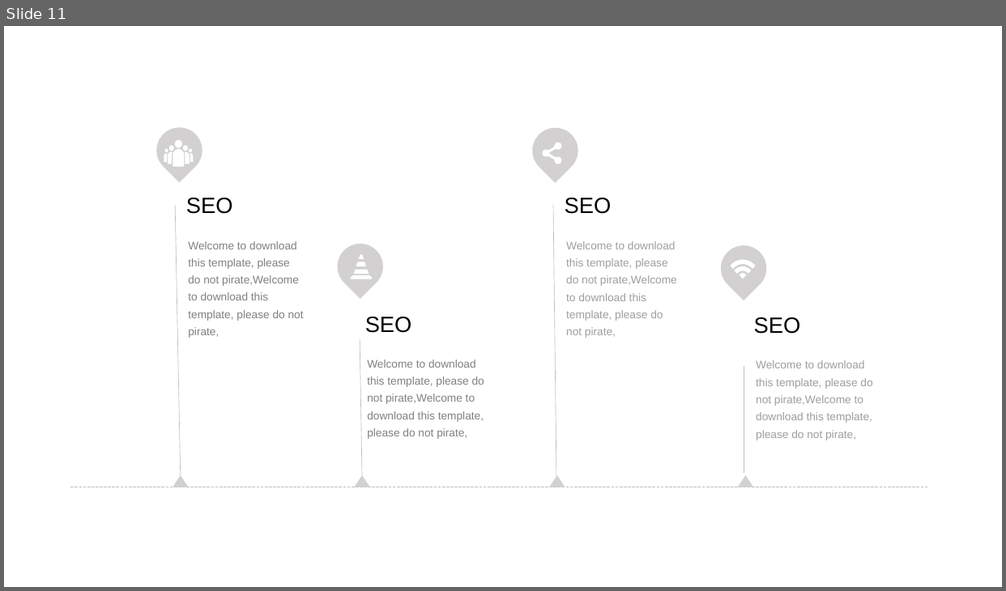
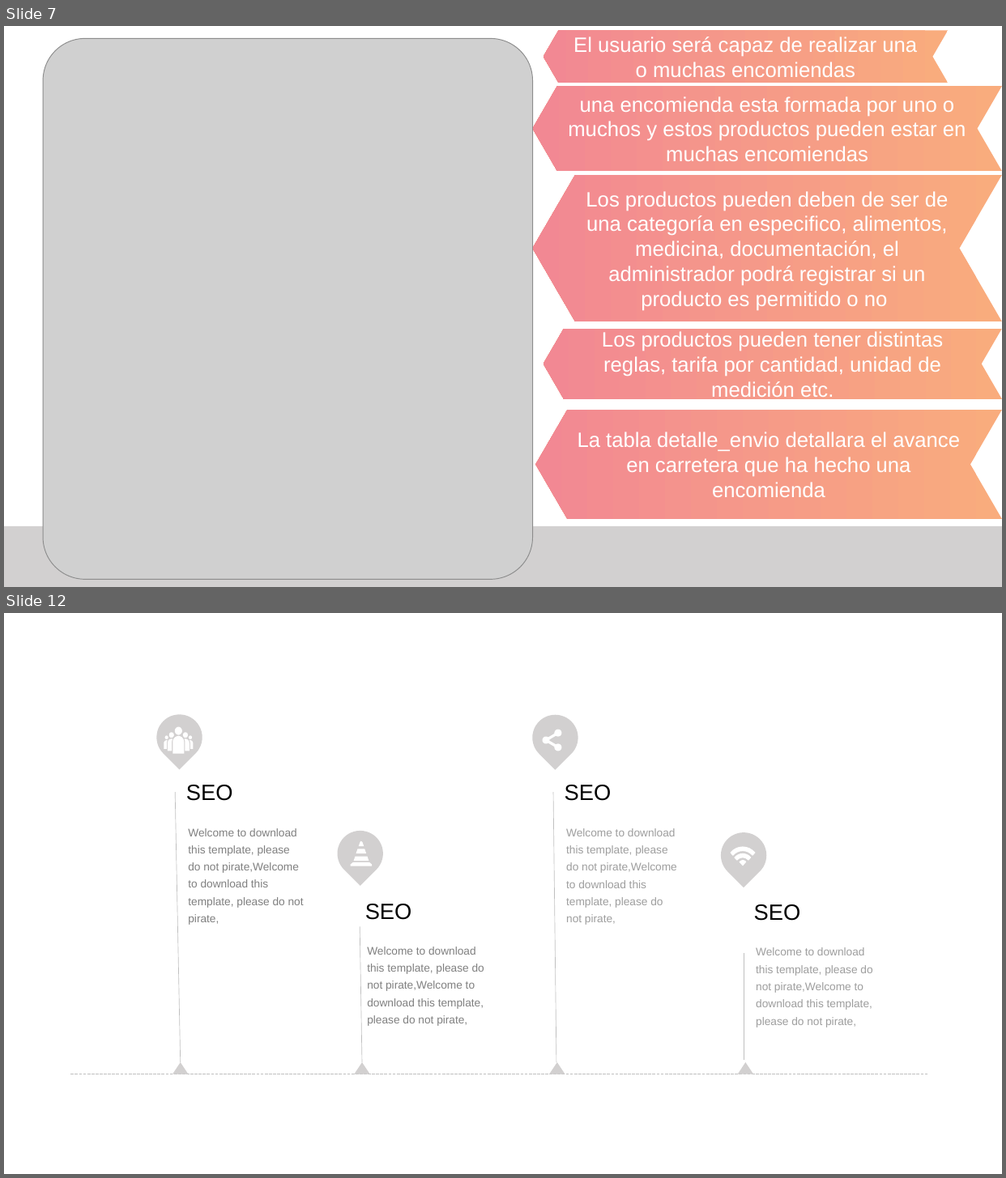
Before and after one commit to AbiPineda/SistemaAgencia, a slide deck: Documentacion/Base de Datos - Agencia de Viajes.pptx. Shown one above the other, each under a label of ours: slide 11 before the commit, slides 7 and 12 after it; the slides between them are not shown. The pictures are 1006x591 and 1006x1178 pixels, drawn with LibreOffice and Linux fonts; fonts in the diff are those of the drawing; grey boxes stand for pictures. Boxes give left, top, right and bottom in pixels: in the first picture for what was removed or moved away, otherwise in the second. Text is boxed around its words. In the diff, an @@ line names an element or a change of style, - is before the commit and + after.

```diff
--- a/Documentacion/Base de Datos - Agencia de Viajes.pptx
+++ b/Documentacion/Base de Datos - Agencia de Viajes.pptx
@@ slide 7 added at (x1=4, y1=26, x2=1002, y2=587), background #FFFFFF @@
@@ picture added at (x1=43, y1=39, x2=533, y2=580) @@
@@ chevron added at (x1=543, y1=31, x2=948, y2=83), fill gradient #F9AC7D to #F28893, 20 pt, text #FFFFFF @@
+El usuario será capaz de realizar una o muchas encomiendas
@@ chevron added at (x1=533, y1=86, x2=1002, y2=171), fill gradient #F9AC7D to #F28893, 20 pt, text #FFFFFF @@
+una encomienda esta formada por uno o muchos y estos productos pueden estar en muchas encomiendas
@@ chevron added at (x1=533, y1=175, x2=1002, y2=322), fill gradient #F9AC7D to #F28893, 20 pt, text #FFFFFF @@
+Los productos pueden deben de ser de una categoría en especifico, alimentos, medicina, documentación, el administrador podrá registrar si un producto es permitido o no
@@ chevron added at (x1=543, y1=328, x2=1002, y2=399), fill gradient #F9AC7D to #F28893, 20 pt, text #FFFFFF @@
+Los productos pueden tener distintas reglas, tarifa por cantidad, unidad de medición etc.
@@ chevron added at (x1=535, y1=410, x2=1002, y2=519), fill gradient #F9AC7D to #F28893, 20 pt, text #FFFFFF @@
+La tabla detalle_envio detallara el avance en carretera que ha hecho una encomienda
@@ rectangle added at (x1=4, y1=527, x2=1002, y2=587), fill #D2D0D0 @@
@@ what was slide 11 is now slide 12 @@
```
Also in this commit, not shown: 3 slides changed, 5 other slides added, 5 slides removed, 1 other file.
